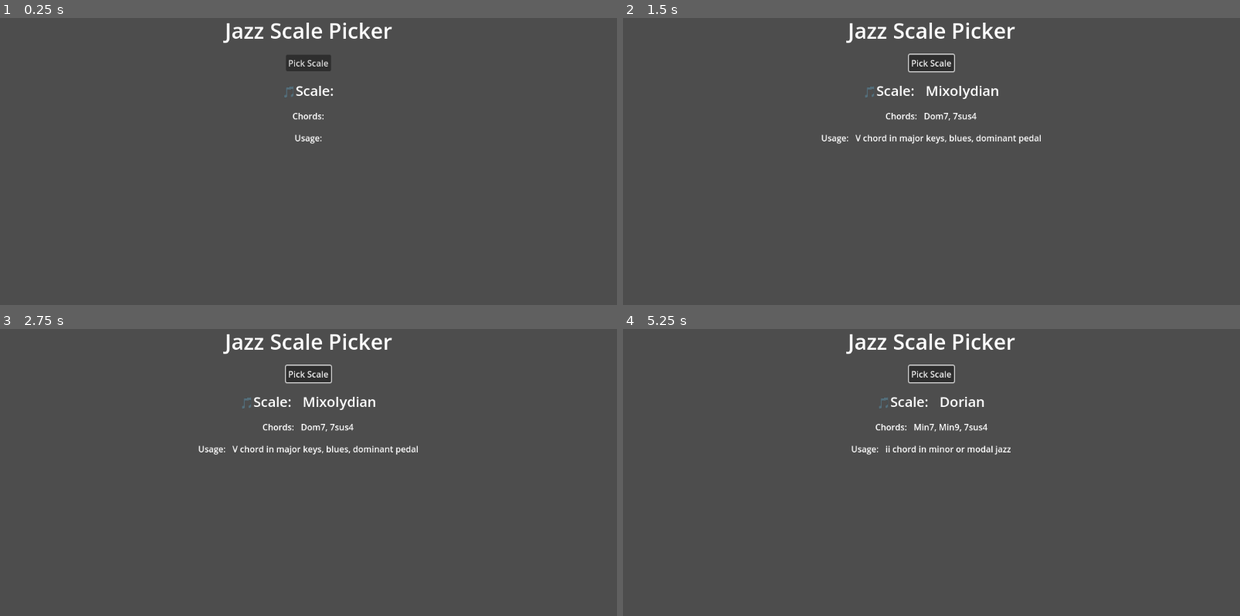
Above: before the commit, frames 1-4 (two rows, left to right).
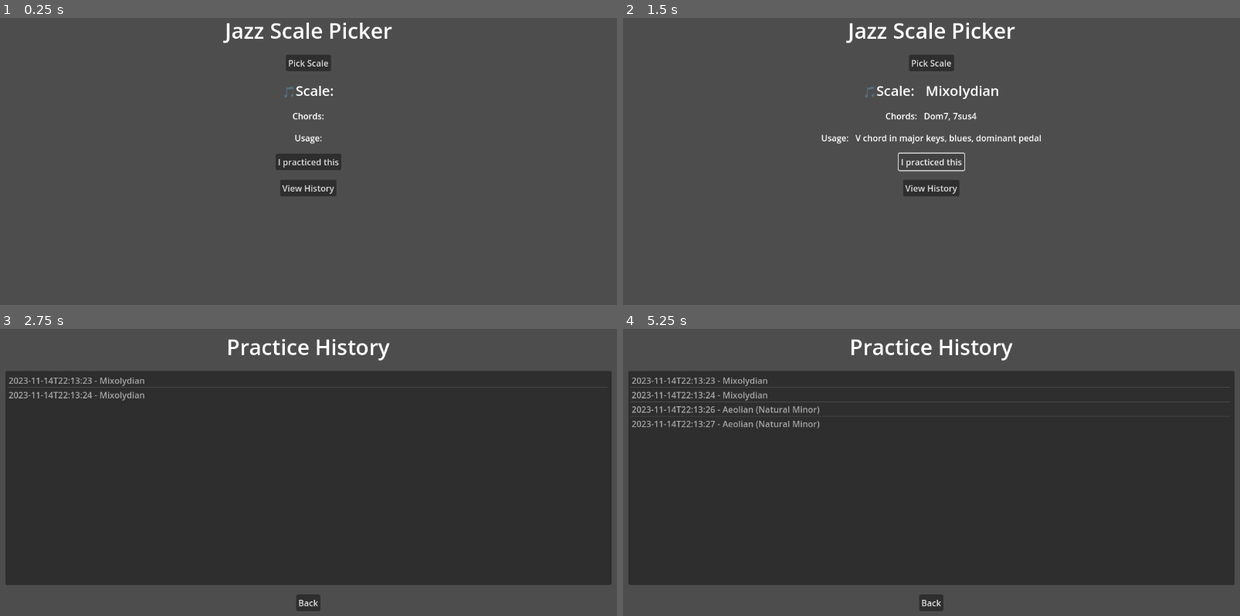
Above: after the commit, the same moments.

Repository: Maks1m-Se/JazzScalePicker
Game: Godot game, scene res://Main.tscn
Two runs of this game, one before a commit and one after it. Both use one fixed random seed, a clock stepped at 60 frames per second and the inputs below.
Inputs (mouse positions are in pixels of both pictures, inside the frame that each line leads up to):
- Up to frame 1 (0.25 s): no input
- Up to frame 2 (1.5 s): click "Pick Scale" at 0.5 s; click (931, 161) at 1.25 s, where only the run after the commit has a clickable "I practiced this"
- Up to frame 3 (2.75 s): click (308, 498) at 2 s, where only the run after the commit has a clickable "View History"
- Up to frame 4 (5.25 s): click (931, 601) at 2.75 s, where only the run after the commit has a clickable "Back"; click "Pick Scale" at 3.5 s; click (931, 472) at 4.25 s, where only the run after the commit has a clickable "I practiced this"; click (931, 498) at 5 s, where only the run after the commit has a clickable "View History"

The runs differ from the first frame. In frame 1, 1.0% of the frame differs, in the area x 44-56%, y 47-63%; in frame 2, 0.8%; in frame 3, 74%, in the area x 0-100%, y 1-99%; in frame 4, 73%.

Commit message:
Add practice history screen and practice logging with manual trigger

Diff:
--- a/Main.gd
+++ b/Main.gd
@@ -9,10 +9,16 @@
 @onready var label_chords = $VBoxContainer/Label_Chords
 @onready var label_usage = $VBoxContainer/Label_Usage
 @onready var button_random = $VBoxContainer/Button_Randomize
+@onready var button_log_practice = $VBoxContainer/Button_LogPractice
+@onready var button_view_history = $VBoxContainer/Button_ViewHistory
+
 
 func _ready():
 	load_data()
 	button_random.pressed.connect(_on_Button_pressed)
+	button_log_practice.pressed.connect(_on_LogPractice_pressed)
+	button_view_history.pressed.connect(_on_ViewHistory_pressed)
+
 
 func load_data():
 	var file = FileAccess.open("res://data/jazz_scales.json", FileAccess.READ)
@@ -41,6 +47,31 @@
 	log_practice(scale["Scale Name"])
 
 
+func _on_LogPractice_pressed():
+	if label_scale_name.text == "":
+		return
+	var scale_name = label_scale_name.text.replace("🎵Scale:   ", "")
+	log_practice(scale_name)
+	print("Logged Scale Practice.")
+
+func _on_ViewHistory_pressed():
+	get_tree().change_scene_to_file("res://PracticeHistory.tscn")
+	print("View History.")
+
+
+func get_practice_counts() -> Dictionary:
+	var counts := {}
+	if FileAccess.file_exists(PRACTICE_LOG_PATH):
+		var file = FileAccess.open(PRACTICE_LOG_PATH, FileAccess.READ)
+		var text = file.get_as_text()
+		var parsed = JSON.parse_string(text)
+		if parsed is Array:
+			for entry in parsed:
+				var name = entry["Scale Name"]
+				counts[name] = counts.get(name, 0) + 1
+	return counts
+
+
 func log_practice(scale_name: String) -> void:
 	var log_entry = {
 		"Scale Name": scale_name,
@@ -58,4 +89,4 @@
 	log_data.append(log_entry)
 
 	var file = FileAccess.open(PRACTICE_LOG_PATH, FileAccess.WRITE)
-	file.store_string(JSON.stringify(log_data, "\t"))  # Pretty-print
+	file.store_string(JSON.stringify(log_data, "\t"))
--- a/Main.tscn
+++ b/Main.tscn
@@ -46,3 +46,13 @@
 layout_mode = 2
 size_flags_horizontal = 4
 text = "Usage:"
+
+[node name="Button_LogPractice" type="Button" parent="VBoxContainer"]
+layout_mode = 2
+size_flags_horizontal = 4
+text = "I practiced this"
+
+[node name="Button_ViewHistory" type="Button" parent="VBoxContainer"]
+layout_mode = 2
+size_flags_horizontal = 4
+text = "View History"
--- /dev/null
+++ b/PracticeHistory.gd
@@ -0,0 +1,33 @@
+extends Control
+
+const PRACTICE_LOG_PATH = "user://practice_log.json"
+
+@onready var list = $MarginContainer/VBoxContainer/ItemList_Practices
+@onready var button_back = $MarginContainer/VBoxContainer/Button_Back
+
+func _ready():
+	load_history()
+	button_back.pressed.connect(_on_Back_pressed)
+
+func load_history():
+	list.clear()
+
+	if not FileAccess.file_exists(PRACTICE_LOG_PATH):
+		list.add_item("No practice history yet.")
+		return
+
+	var file = FileAccess.open(PRACTICE_LOG_PATH, FileAccess.READ)
+	var text = file.get_as_text()
+	var parsed = JSON.parse_string(text)
+
+	if parsed is Array:
+		for entry in parsed:
+			var time = entry["Timestamp"]
+			var scale = entry["Scale Name"]
+			list.add_item("%s - %s" % [time, scale])
+	else:
+		list.add_item("Could not parse practice log.")
+
+func _on_Back_pressed():
+	get_tree().change_scene_to_file("res://Main.tscn")
+	print("Back to Main Window.")
--- /dev/null
+++ b/PracticeHistory.tscn
@@ -0,0 +1,45 @@
+[gd_scene load_steps=2 format=3 uid="uid://cg8lsepc00dgb"]
+
+[ext_resource type="Script" path="res://PracticeHistory.gd" id="1_i1at5"]
+
+[node name="PracticeHistory" type="Control"]
+layout_mode = 3
+anchors_preset = 15
+anchor_right = 1.0
+anchor_bottom = 1.0
+grow_horizontal = 2
+grow_vertical = 2
+script = ExtResource("1_i1at5")
+
+[node name="MarginContainer" type="MarginContainer" parent="."]
+layout_mode = 1
+anchors_preset = 15
+anchor_right = 1.0
+anchor_bottom = 1.0
+grow_horizontal = 2
+grow_vertical = 2
+theme_override_constants/margin_left = 10
+theme_override_constants/margin_top = 10
+theme_override_constants/margin_right = 10
+theme_override_constants/margin_bottom = 10
+
+[node name="VBoxContainer" type="VBoxContainer" parent="MarginContainer"]
+layout_mode = 2
+size_flags_vertical = 0
+theme_override_constants/separation = 18
+
+[node name="Label_Title" type="Label" parent="MarginContainer/VBoxContainer"]
+layout_mode = 2
+size_flags_horizontal = 4
+theme_override_font_sizes/font_size = 40
+text = "Practice History"
+
+[node name="ItemList_Practices" type="ItemList" parent="MarginContainer/VBoxContainer"]
+custom_minimum_size = Vector2(600, 400)
+layout_mode = 2
+
+[node name="Button_Back" type="Button" parent="MarginContainer/VBoxContainer"]
+layout_mode = 2
+size_flags_horizontal = 4
+text = "Back
+"
--- a/data/jazz_scales.json
+++ b/data/jazz_scales.json
@@ -1,27 +1,27 @@
 [
   {
-    "Scale Name": "Ionian (Major)",
-    "Compatible Chords": "Maj7, Maj6",
-    "Common Usages": "Basic major key harmony, I chord in II-V-I"
+	"Scale Name": "Ionian (Major)",
+	"Compatible Chords": "Maj7, Maj6",
+	"Common Usages": "Basic major key harmony, I chord in II-V-I"
   },
   {
-    "Scale Name": "Lydian",
-    "Compatible Chords": "Maj7 (non-functional), Maj#11",
-    "Common Usages": "Modal jazz (e.g. 'Maiden Voyage'), bright tonic sound"
+	"Scale Name": "Lydian",
+	"Compatible Chords": "Maj7 (non-functional), Maj#11",
+	"Common Usages": "Modal jazz (e.g. 'Maiden Voyage'), bright tonic sound"
   },
   {
-    "Scale Name": "Mixolydian",
-    "Compatible Chords": "Dom7, 7sus4",
-    "Common Usages": "V chord in major keys, blues, dominant pedal"
+	"Scale Name": "Mixolydian",
+	"Compatible Chords": "Dom7, 7sus4",
+	"Common Usages": "V chord in major keys, blues, dominant pedal"
   },
   {
-    "Scale Name": "Dorian",
-    "Compatible Chords": "Min7, Min9, 7sus4",
-    "Common Usages": "ii chord in minor or modal jazz"
+	"Scale Name": "Dorian",
+	"Compatible Chords": "Min7, Min9, 7sus4",
+	"Common Usages": "ii chord in minor or modal jazz"
   },
   {
-    "Scale Name": "Aeolian (Natural Minor)",
-    "Compatible Chords": "Min7, Min6 (less common in jazz)",
-    "Common Usages": "vi chord in major keys"
+	"Scale Name": "Aeolian (Natural Minor)",
+	"Compatible Chords": "Min7, Min6 (less common in jazz)",
+	"Common Usages": "vi chord in major keys"
   }
 ]
